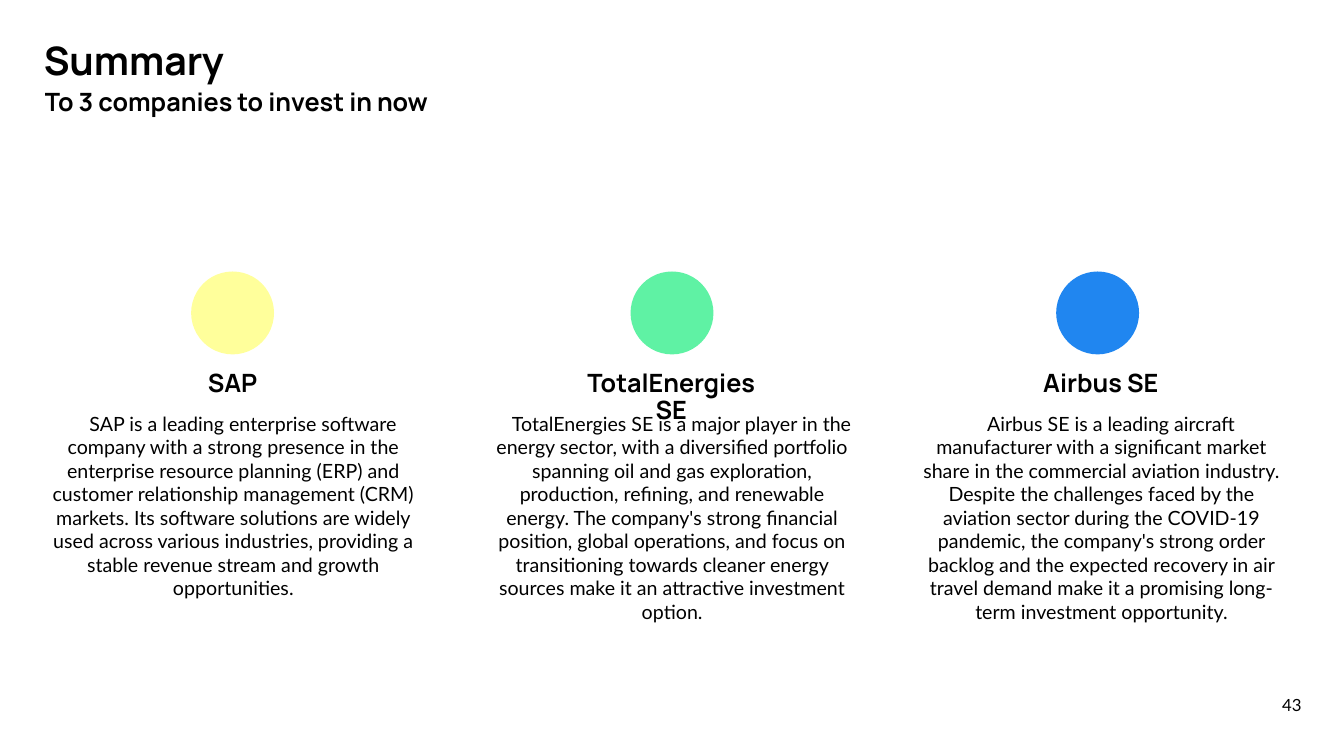
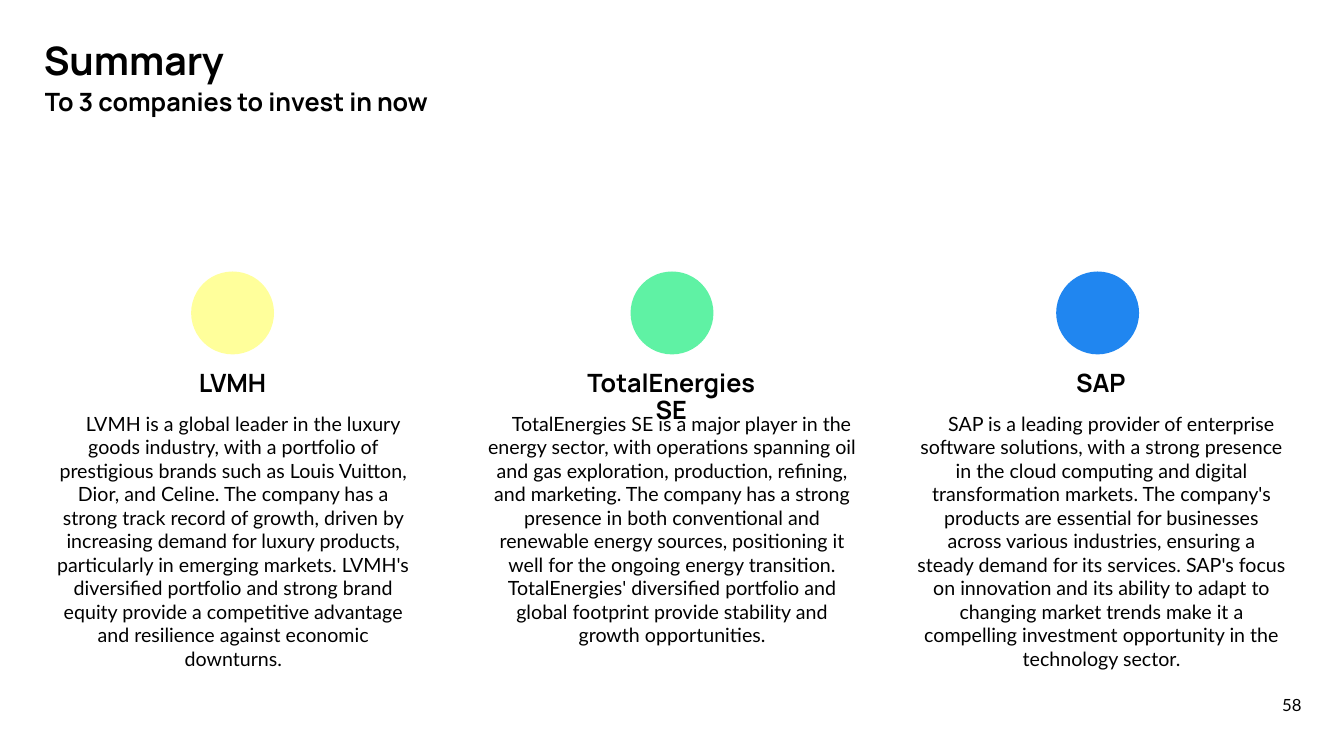
Before and after one commit to mx791/PyConsulting, a slide deck: slide 58 of out/out.pptx (slide 43 before the commit). Drawn at 1344x756 pixels with LibreOffice and Linux fonts; fonts in the diff are those of the drawing; background and template pictures are left out. Boxes give left, top, right and bottom in pixels: in the first picture for what was removed or moved away, otherwise in the second. Text is boxed around its words. In the diff, an @@ line names an element or a change of style, - is before the commit and + after.

```diff
--- a/out/out.pptx
+++ b/out/out.pptx
@@ text at (x1=199, y1=374, x2=266, y2=392): text changed @@
-SAP
+LVMH
@@ text at (x1=1076, y1=373, x2=1126, y2=393): text changed @@
-Airbus SE
+SAP
@@ text at (x1=57, y1=416, x2=409, y2=666): text changed @@
-SAP is a leading enterprise software company with a strong presence in the enterprise resource planning (ERP) and customer relationship management (CRM) markets. Its software solutions are widely used across various industries, providing a stable revenue stream and growth opportunities.
+LVMH is a global leader in the luxury goods industry, with a portfolio of prestigious brands such as Louis Vuitton, Dior, and Celine. The company has a strong track record of growth, driven by increasing demand for luxury products, particularly in emerging markets. LVMH's diversified portfolio and strong brand equity provide a competitive advantage and resilience against economic downturns.
@@ text at (x1=488, y1=414, x2=855, y2=646): text changed @@
-TotalEnergies SE is a major player in the energy sector, with a diversified portfolio spanning oil and gas exploration, production, refining, and renewable energy. The company's strong financial position, global operations, and focus on transitioning towards cleaner energy sources make it an attractive investment option.
+TotalEnergies SE is a major player in the energy sector, with operations spanning oil and gas exploration, production, refining, and marketing. The company has a strong presence in both conventional and renewable energy sources, positioning it well for the ongoing energy transition. TotalEnergies' diversified portfolio and global footprint provide stability and growth opportunities.
@@ text at (x1=917, y1=416, x2=1286, y2=670): text changed @@
-Airbus SE is a leading aircraft manufacturer with a significant market share in the commercial aviation industry. Despite the challenges faced by the aviation sector during the COVID-19 pandemic, the company's strong order backlog and the expected recovery in air travel demand make it a promising long-term investment opportunity.
+SAP is a leading provider of enterprise software solutions, with a strong presence in the cloud computing and digital transformation markets. The company's products are essential for businesses across various industries, ensuring a steady demand for its services. SAP's focus on innovation and its ability to adapt to changing market trends make it a compelling investment opportunity in the technology sector.
@@ page number at (x1=1282, y1=699, x2=1301, y2=711): text changed @@
-43
+58
```
Also in this commit, not shown: 18 other slides changed, 15 slides added, 5 other files.
